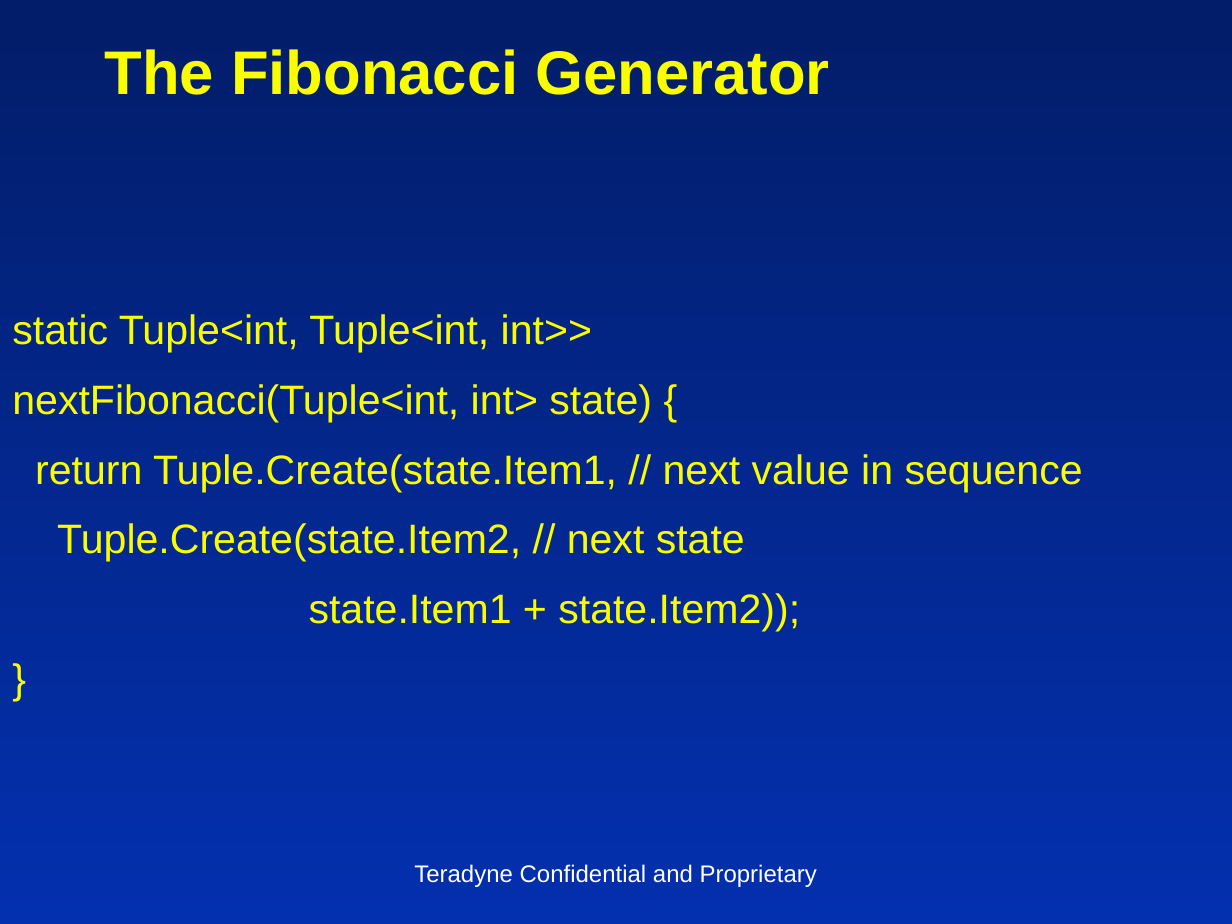
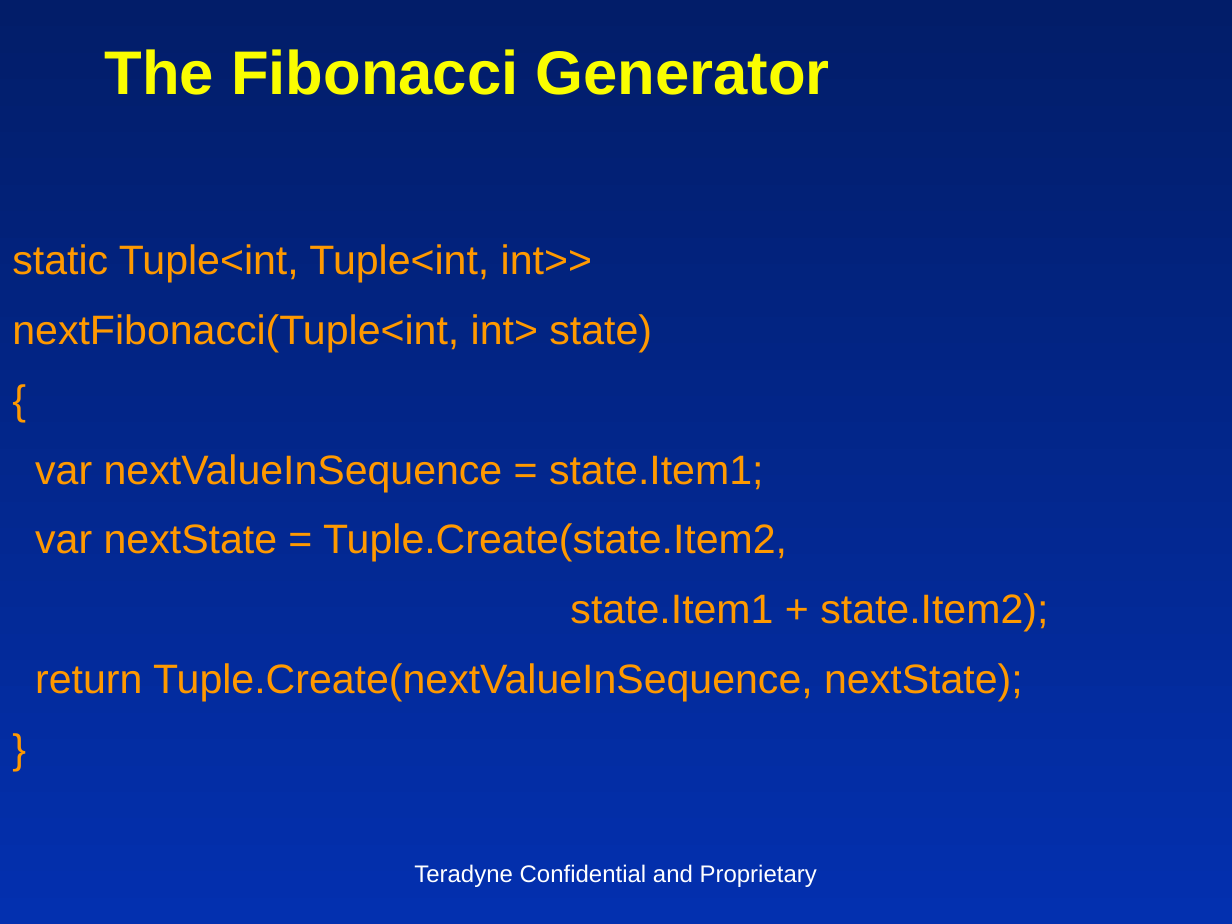
Before and after one commit to insideoutclub/Euler, a slide deck: slide 9 of FiveEasyPieces2.pptx. Drawn at 1232x924 pixels with LibreOffice and Linux fonts; fonts in the diff are those of the drawing. Boxes give left, top, right and bottom in pixels: in the first picture for what was removed or moved away, otherwise in the second. Text is boxed around its words. In the diff, an @@ line names an element or a change of style, - is before the commit and + after.

```diff
--- a/FiveEasyPieces2.pptx
+++ b/FiveEasyPieces2.pptx
@@ text at (x1=12, y1=244, x2=592, y2=282): text colour #FAFD00 to #FF9900 in "static Tuple<int, Tuple<int, int>>", "}" @@
@@ text at (x1=12, y1=314, x2=1048, y2=701): text changed; text colour #FAFD00 to #FF9900 @@
-nextFibonacci(Tuple<int, int> state) {
-return Tuple.Create(state.Item1, // next value in sequence
-Tuple.Create(state.Item2, // next state
-state.Item1 + state.Item2));
+nextFibonacci(Tuple<int, int> state)
+{
+var nextValueInSequence = state.Item1;
+var nextState = Tuple.Create(state.Item2,
+state.Item1 + state.Item2);
+return Tuple.Create(nextValueInSequence, nextState);
```
Also in this commit, not shown: 15 other slides changed, 1 other file.
